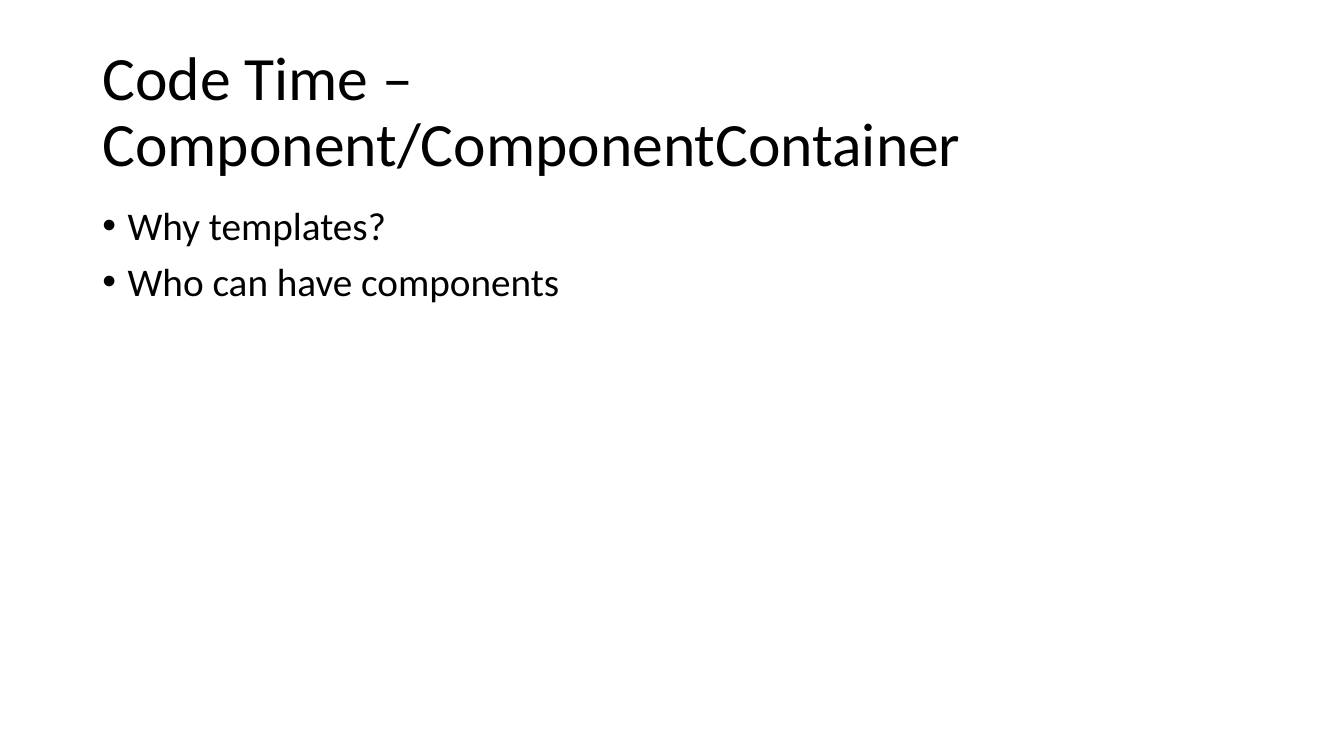
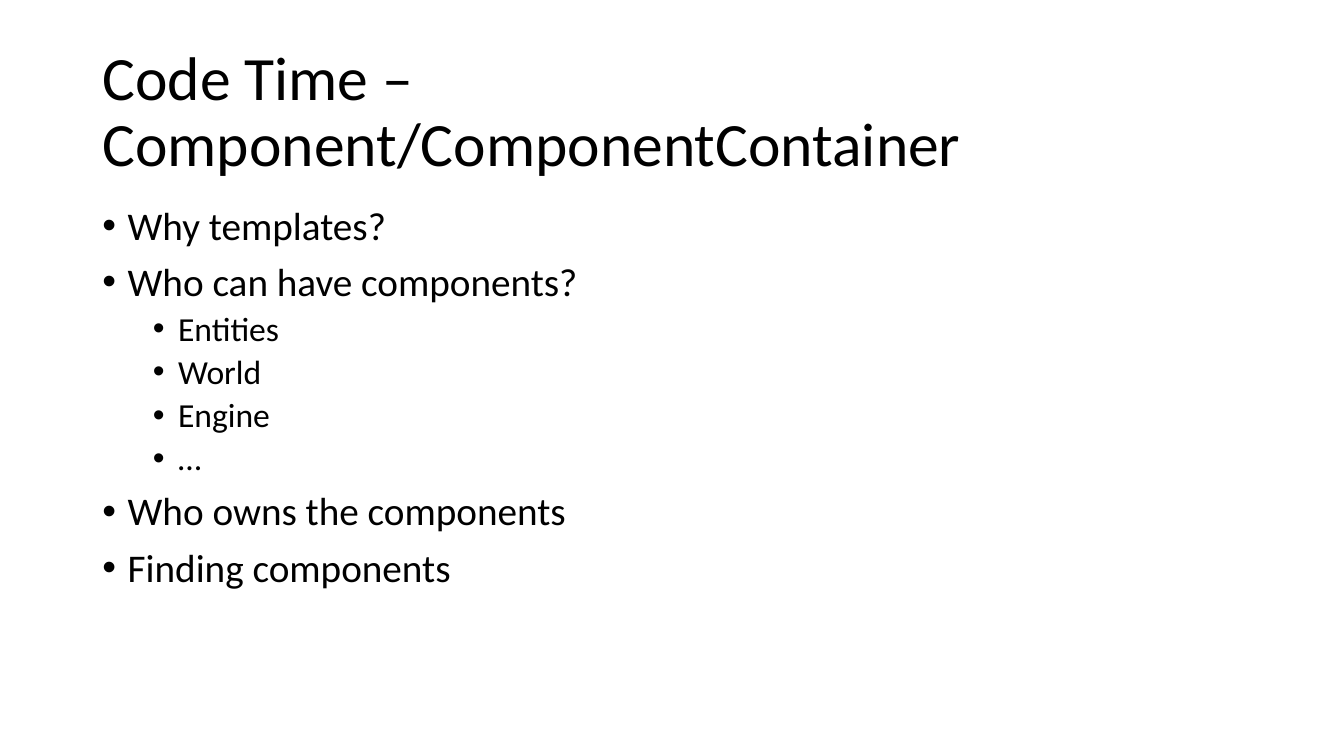
Before and after one commit to enci/Osmium, a slide deck: slide 6 of Examples/Presentations/Gameplay Support.pptx. Drawn at 1344x756 pixels with LibreOffice and Linux fonts; fonts in the diff are those of the drawing. Boxes give left, top, right and bottom in pixels: in the first picture for what was removed or moved away, otherwise in the second. Text is boxed around its words. In the diff, an @@ line names an element or a change of style, - is before the commit and + after.

```diff
--- a/Examples/Presentations/Gameplay Support.pptx
+++ b/Examples/Presentations/Gameplay Support.pptx
@@ text at bbox=[128, 268, 577, 589]: text changed @@
-• Who can have components
+• Who can have components?
+  • Entities
+  • World
+  • Engine
+  • …
+• Who owns the components
+• Finding components
```
Also in this commit, not shown: 5 other slides changed, 3 slides added.
